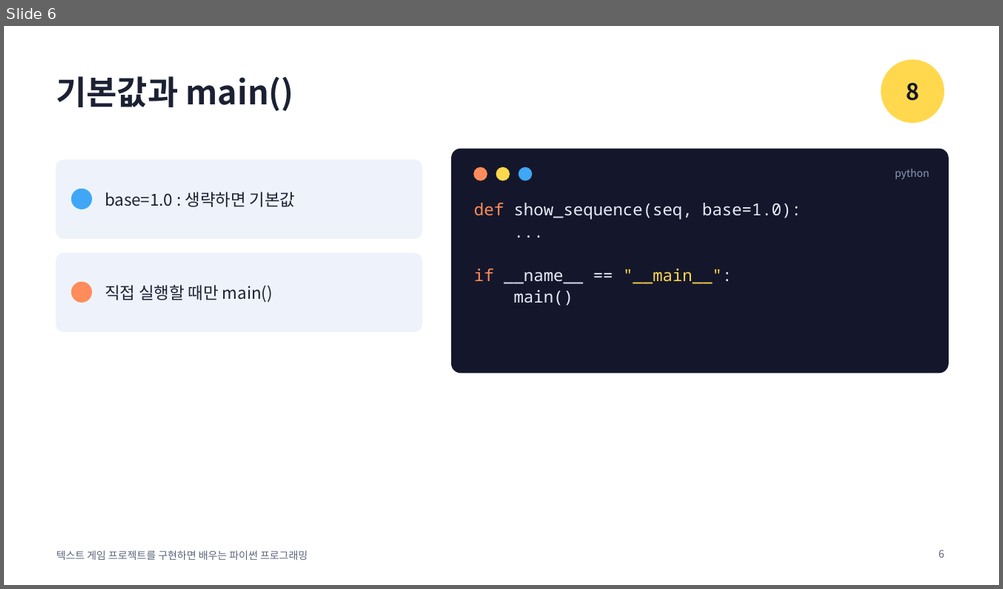
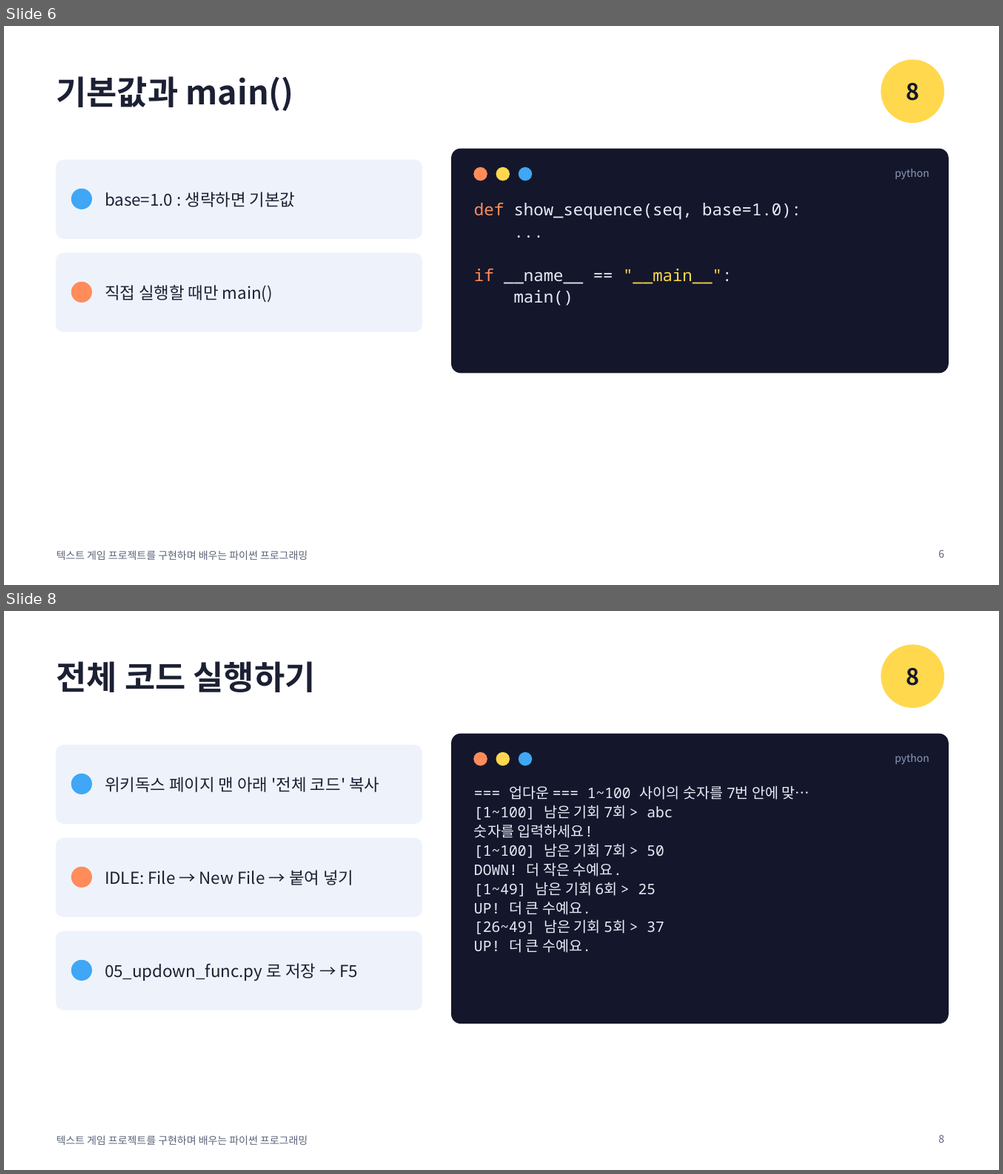
Before and after one commit to nabilera1/python_lecture_game_pingpong, a slide deck: slides/08-function.pptx. Shown one above the other, each under a label of ours: slide 6 before the commit, slides 6 and 8 after it; the slides between them are not shown. The pictures are 1003x589 and 1003x1174 pixels, drawn with LibreOffice and Linux fonts; fonts in the diff are those of the drawing. Boxes give left, top, right and bottom in pixels: in the first picture for what was removed or moved away, otherwise in the second. Text is boxed around its words. In the diff, an @@ line names an element or a change of style, - is before the commit and + after.

```diff
--- a/slides/08-function.pptx
+++ b/slides/08-function.pptx
@@ slide 8 added at (4,611,999,1170), background #FFFFFF; not listed: 1 template element that a slide beside it also shows @@
@@ ellipse added at (881,644,944,708), fill #FFD84D @@
@@ title added at (57,661,316,692), 32 pt, text #1C2033, bold @@
+전체 코드 실행하기
@@ text added at (905,668,919,686), 22 pt, text #14172B, bold @@
+8
@@ rounded rectangle added at (452,734,948,1024), fill #14172B, outline #14172B 1 pt @@
@@ rounded rectangle added at (57,745,422,823), fill #EEF3FB, outline #EEF3FB 1 pt @@
@@ ellipse added at (474,753,486,766), fill #FF8C5A, outline #FF8C5A 1 pt @@
@@ ellipse added at (496,753,509,766), fill #FFD84D, outline #FFD84D 1 pt @@
@@ ellipse added at (519,753,532,766), fill #3FA7F5, outline #3FA7F5 1 pt @@
@@ text added at (894,754,929,764), 10 pt, text #8E99B8 @@
+python
@@ ellipse added at (71,774,92,795), fill #3FA7F5 @@
@@ text added at (105,777,379,792), 16 pt, text #1C2033 @@
+위키독스 페이지 맨 아래 '전체 코드' 복사
@@ text added at (474,786,810,953), 14 pt, text #E6EDF7 @@
+=== 업다운 === 1~100 사이의 숫자를 7번 안에 맞…
+[1~100] 남은 기회 7회 > abc
+숫자를 입력하세요!
+[1~100] 남은 기회 7회 > 50
+DOWN! 더 작은 수예요.
+[1~49] 남은 기회 6회 > 25
+UP! 더 큰 수예요.
+[26~49] 남은 기회 5회 > 37
+UP! 더 큰 수예요.
@@ rounded rectangle added at (57,839,422,917), fill #EEF3FB, outline #EEF3FB 1 pt @@
@@ ellipse added at (71,867,92,888), fill #FF8C5A @@
@@ text added at (105,870,353,886), 16 pt, text #1C2033 @@
+IDLE: File → New File → 붙여 넣기
@@ rounded rectangle added at (57,932,422,1010), fill #EEF3FB, outline #EEF3FB 1 pt @@
@@ ellipse added at (71,960,92,981), fill #3FA7F5 @@
@@ text added at (105,963,358,981), 16 pt, text #1C2033 @@
+05_updown_func.py 로 저장 → F5
@@ page number added at (938,1135,944,1143), 10 pt, text #5B6378 @@
+8
@@ slide 6 changed as well @@
@@ text at (57,551,307,560): text changed @@
-텍스트 게임 프로젝트를 구현하면 배우는 파이썬 프로그래밍
+텍스트 게임 프로젝트를 구현하며 배우는 파이썬 프로그래밍
```
Also in this commit, not shown: 8 other slides changed, 1 other slide added, 54 other files.
